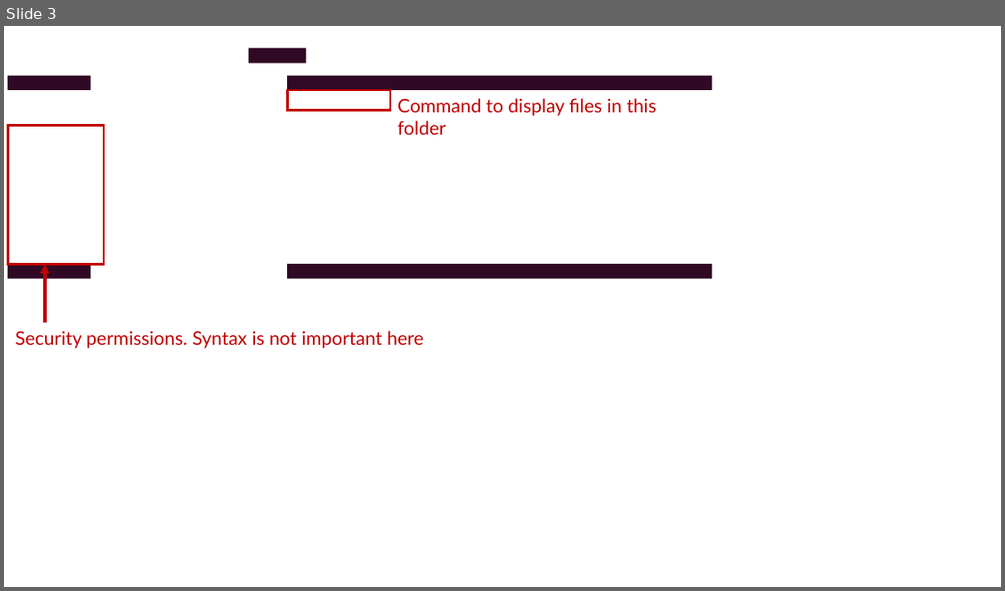
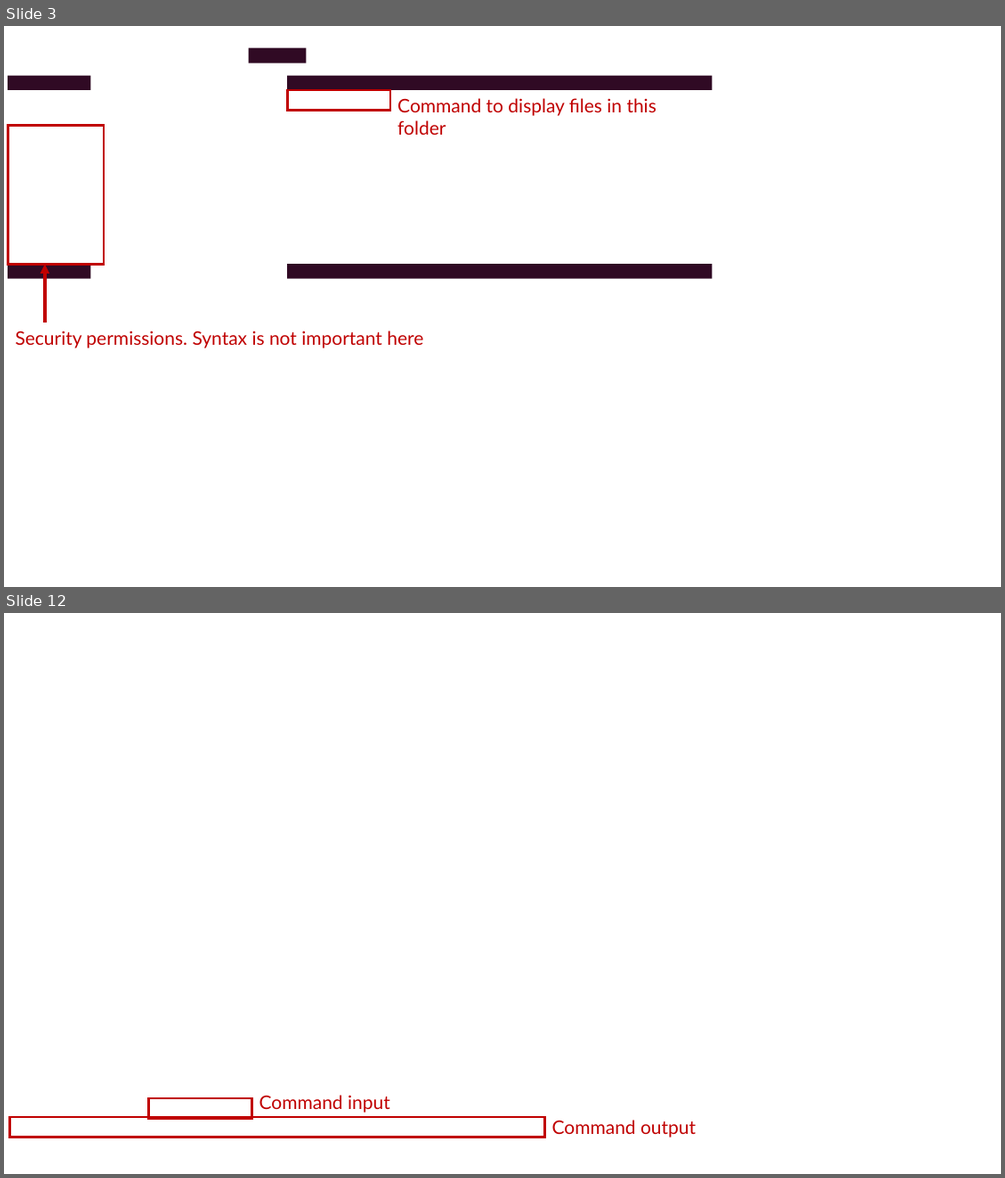
Before and after one commit to UOM-EEE-EEEN11202/notes-part2, a slide deck: docs/chapters/images.pptx. Shown one above the other, each under a label of ours: slide 3 before the commit, slides 3 and 12 after it; the slides between them are not shown. The pictures are 1005x591 and 1005x1178 pixels, drawn with LibreOffice and Linux fonts; fonts in the diff are those of the drawing; background and template pictures are left out. Boxes give left, top, right and bottom in pixels: in the first picture for what was removed or moved away, otherwise in the second. Text is boxed around its words. In the diff, an @@ line names an element or a change of style, - is before the commit and + after.

Commit message:
Added shell commands

```diff
--- a/docs/chapters/images.pptx
+++ b/docs/chapters/images.pptx
@@ slide 12 added at (x1=4, y1=613, x2=1001, y2=1174), background picture (left out) @@
@@ rectangle added at (x1=10, y1=1117, x2=544, y2=1137), outline #C00000 2.25 pt @@
@@ rectangle added at (x1=149, y1=1098, x2=252, y2=1119), outline #C00000 2.25 pt @@
@@ text added at (x1=259, y1=1094, x2=390, y2=1112), 18 pt, text #C00000 @@
+Command input
@@ text added at (x1=552, y1=1119, x2=696, y2=1137), 18 pt, text #C00000 @@
+Command output
```
Also in this commit, not shown: 8 other slides added, 3 slides removed, 11 other files.
